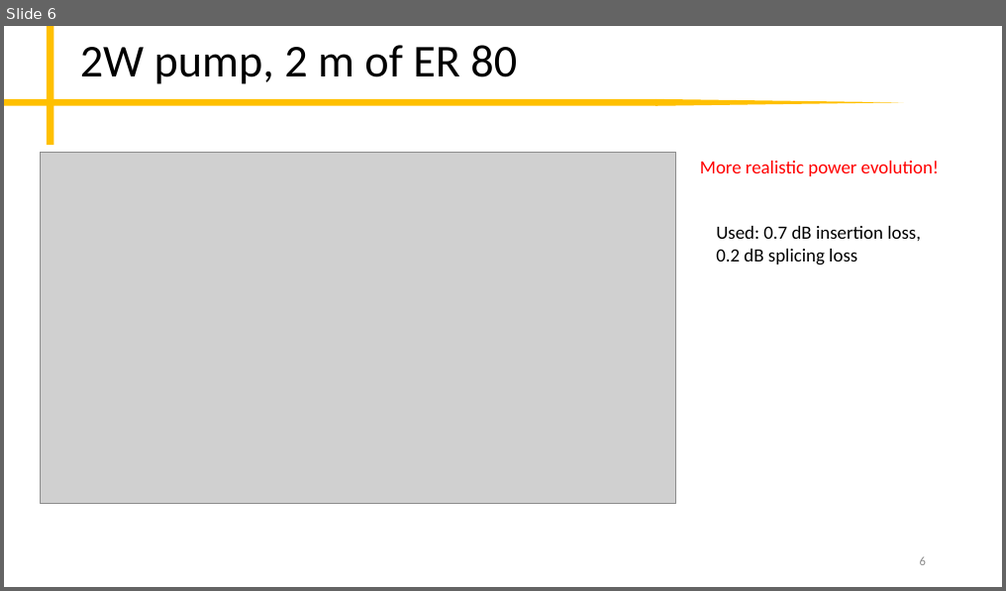
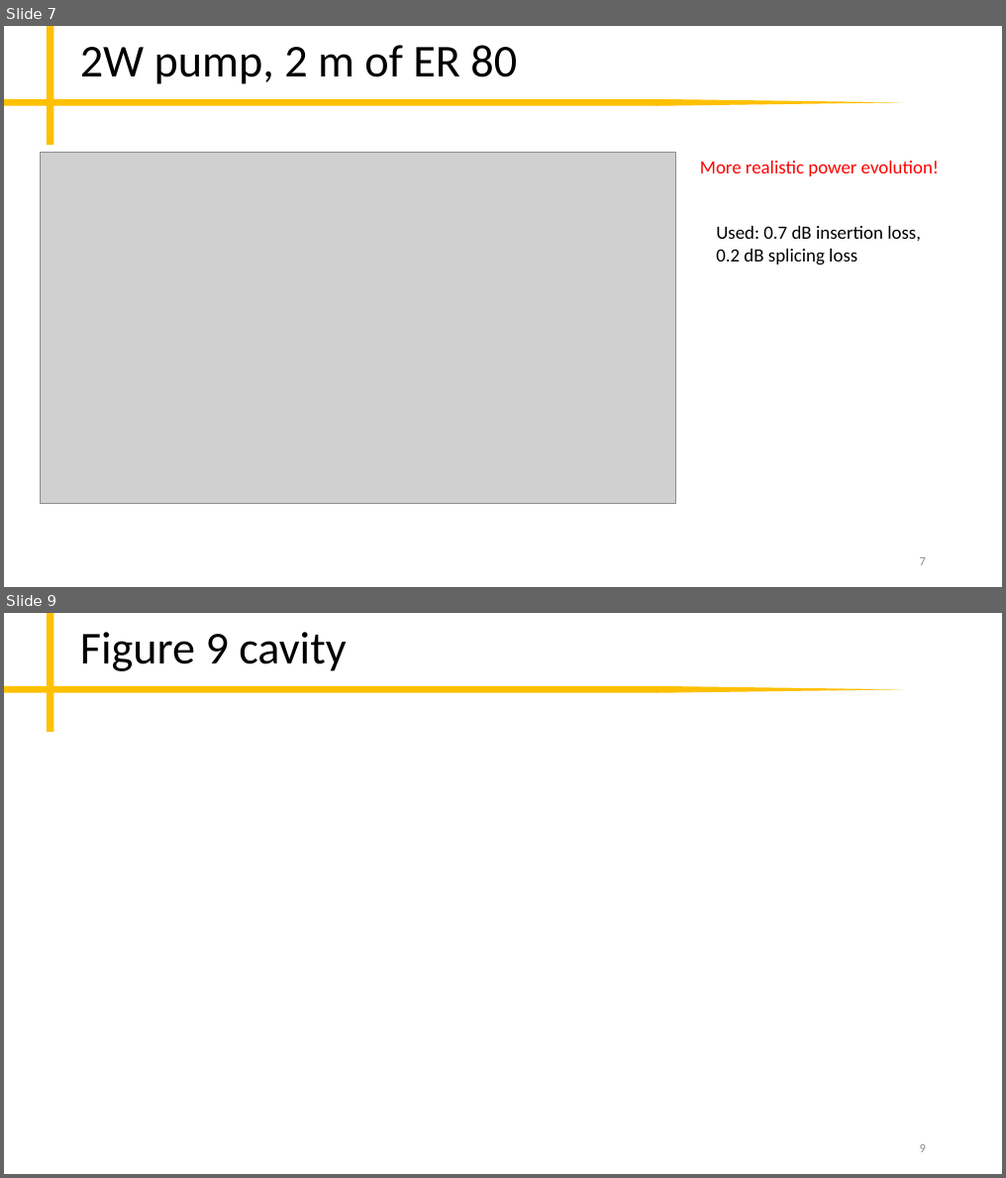
Before and after one commit to peter-chang62/Laser-Design-Scripts, a slide deck: memo.pptx. Shown one above the other, each under a label of ours: slide 6 before the commit, slides 7 and 9 after it; the slides between them are not shown. The pictures are 1006x591 and 1006x1178 pixels, drawn with LibreOffice and Linux fonts; fonts in the diff are those of the drawing; grey boxes stand for pictures. Boxes give left, top, right and bottom in pixels: in the first picture for what was removed or moved away, otherwise in the second. Text is boxed around its words. In the diff, an @@ line names an element or a change of style, - is before the commit and + after.

```diff
--- a/memo.pptx
+++ b/memo.pptx
@@ slide 9 added at <box>4,613,1002,1174</box>, background #FFFFFF; not listed: 3 template elements that a slide beside it also shows @@
@@ title added at <box>80,632,346,671</box>, 44 pt, text #000000 @@
+Figure 9 cavity
@@ page number added at <box>920,1145,926,1153</box>, 12 pt, text #8C8C8C @@
+9
@@ what was slide 6 is now slide 7 @@
@@ page number at <box>920,558,926,566</box>: text changed @@
-6
+7
```
Also in this commit, not shown: 5 slides changed, 1 other slide added, 2 other files.
